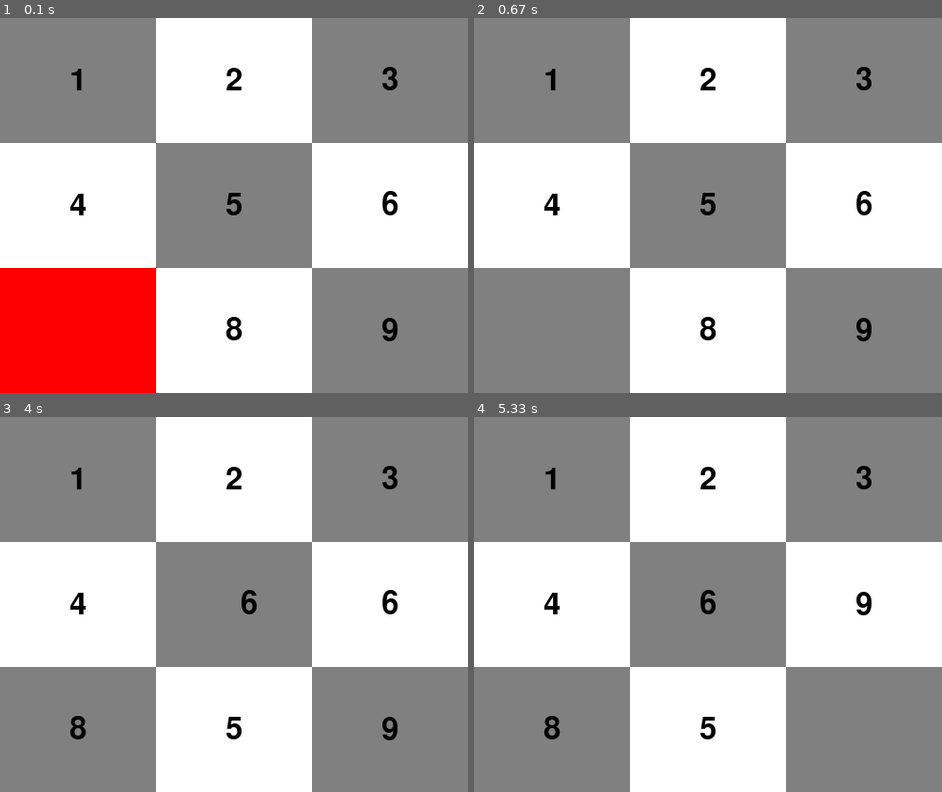
Above: before the commit, frames 1-4 (two rows, left to right).
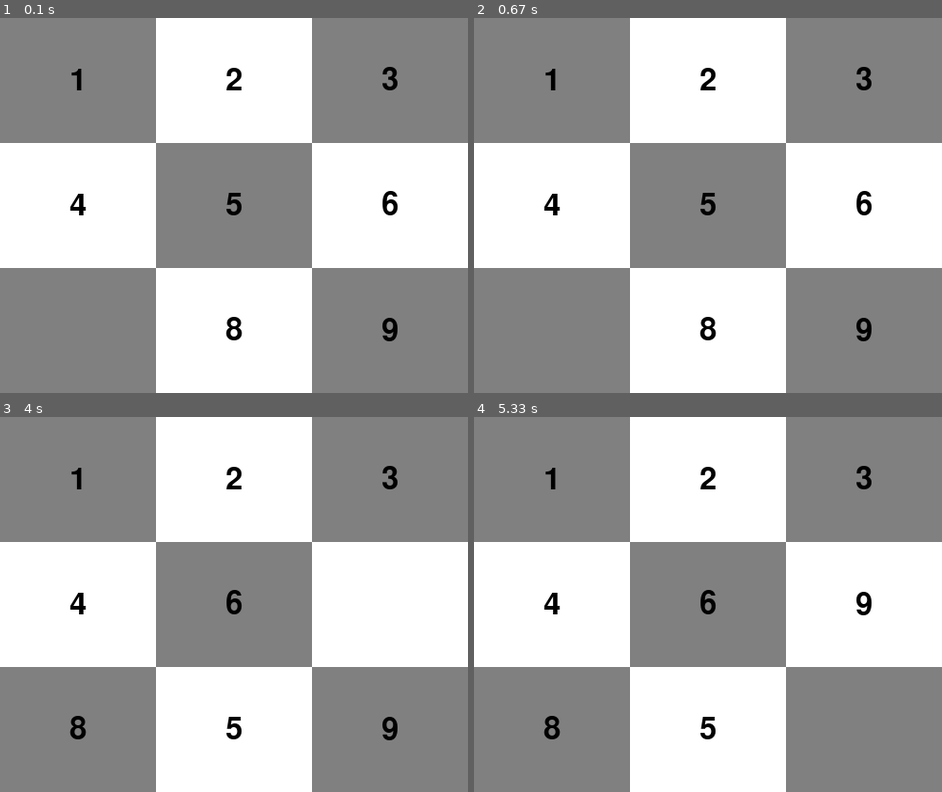
Above: after the commit, the same moments.

Repository: Rutrus/puzzle-pygame
Game: pygame game, started from move.py
Same seed, same stepped clock (60 frames per second), same inputs: the game is played once before the commit and once after it.
Inputs:
- Up to frame 1 (0.1 s): no input
- Up to frame 2 (0.67 s): tap Keypad Enter at 0.33 s
- Up to frame 3 (4 s): hold Right 0.67-1.13 s; hold Left 2.43-3.03 s; hold Down 3.07-3.95 s; hold Left from 3.98 s (still down)
- Up to frame 4 (5.33 s): release Left at 4.77 s; hold Up from 4.8 s (still down)

The runs differ from the first frame. In frame 1, 11% of the frame differs, in the area x 0-34%, y 66-100%; in frame 2, nothing differs; in frame 3, 0.4%; in frame 4, nothing differs.

Commit message:
Refactoring. Add color when correct.

Diff:
--- a/move.py
+++ b/move.py
@@ -16,7 +16,7 @@
 DISPLAY = pygame.display.set_mode((166*x, 133*y), 0, 32)
 clock = pygame.time.Clock()
 DISPLAY.fill(RED)
-pygame.display.set_caption('Hello world!')
+
 # Set up the fonts.
 basicFont = pygame.font.SysFont(None, 48)
 
@@ -35,18 +35,16 @@
 
 cuadros = [ [[] for i in range(x)] for j in range(y)]
 textos = [ [[] for i in range(x)] for j in range(y)]
+numbers = [ [[] for i in range(x)] for j in range(y)]
 for i in range(x):
     for j in range(y):
-        if i == 0 and j == 2:
-            cuadros[i][j] = pygame.Rect(0,400//3*2,500//x,400//y)
-            textos[i][j] = pygame.font.SysFont(None,48).render("", True, BLACK)
-            continue
-
         cuadros[i][j] = pygame.draw.rect(DISPLAY, getColor(i,j), (500//x*i,400//y*j,500//x,400//y))
         if i == 0 and j == 2:
             textos[i][j] = pygame.font.SysFont(None,48).render("", True, BLACK)
+            numbers[i][j] = 0
             continue
-        textos[i][j] = pygame.font.SysFont(None,48).render(str(3*j+i+1), True, BLACK)
+        numbers[i][j] = 3*j+i+1
+        textos[i][j] = pygame.font.SysFont(None,48).render(str(numbers[i][j]), True, BLACK)
         rectTexto = textos[i][j].get_rect()
         rectTexto.centerx = cuadros[i][j].centerx
         rectTexto.centery = cuadros[i][j].centery
@@ -99,7 +97,6 @@
             redraw(x0,y0)
             redraw(x1,y1)
             DISPLAY.blit(texto0,rectTexto)
-            pygame.display.flip()
     else:
         a = cuadro0.centery
         b = cuadro1.centery
@@ -111,9 +108,17 @@
             redraw(x0,y0)
             redraw(x1,y1)
             DISPLAY.blit(texto0,rectTexto)
-            pygame.display.flip()
 
     textos[x0][y0], textos[x1][y1] = texto1, texto0
+    numbers[x0][y0], numbers[x1][y1] =  numbers[x1][y1], numbers[x0][y0]
+    print(numbers[x1][y1],3*y1+x1+1)
+    if numbers[x1][y1] == 3*y1+x1+1:
+        textos[x1][y1] = pygame.font.SysFont(None,48)
+        textos[x1][y1] = textos[x1][y1].render(str(numbers[x1][y1]), True, BLUE)
+    else:
+        textos[x1][y1] = pygame.font.SysFont(None,48)
+        textos[x1][y1] = textos[x1][y1].render(str(numbers[x1][y1]), True, BLACK)
+    DISPLAY.blit(textos[x1][y1], rectTexto)
 
 def redraw(i,j):
     rectTexto = textos[i][j].get_rect()
